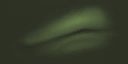
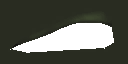
Layer changes from the first 128×64 image to the second:
hid "FitPokeLizardonEyeLid.03" (5th of 9, in "Gen 4 Shiny" › "Lids") over [0, 0, 128, 64]
showed "FitPokeLizardonEyeLid.01" (5th of 8, in "Gen 4 Shiny" › "Lids") over [0, 0, 128, 64]
